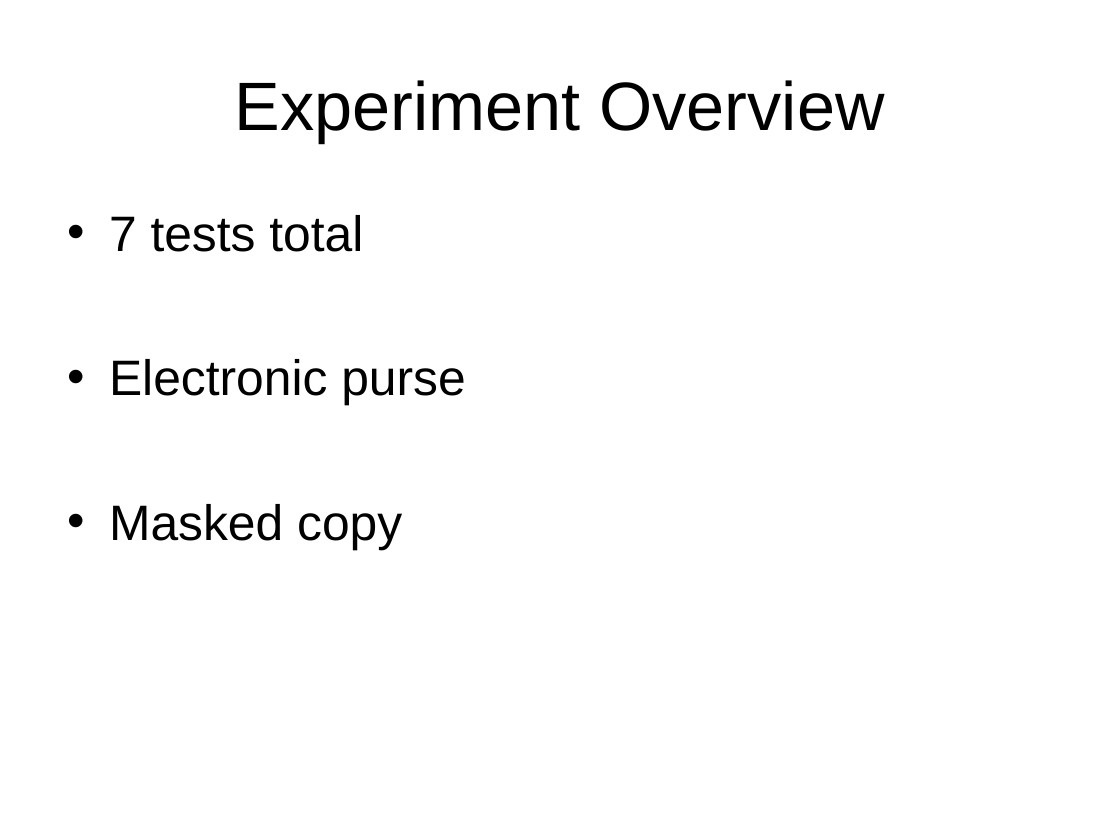
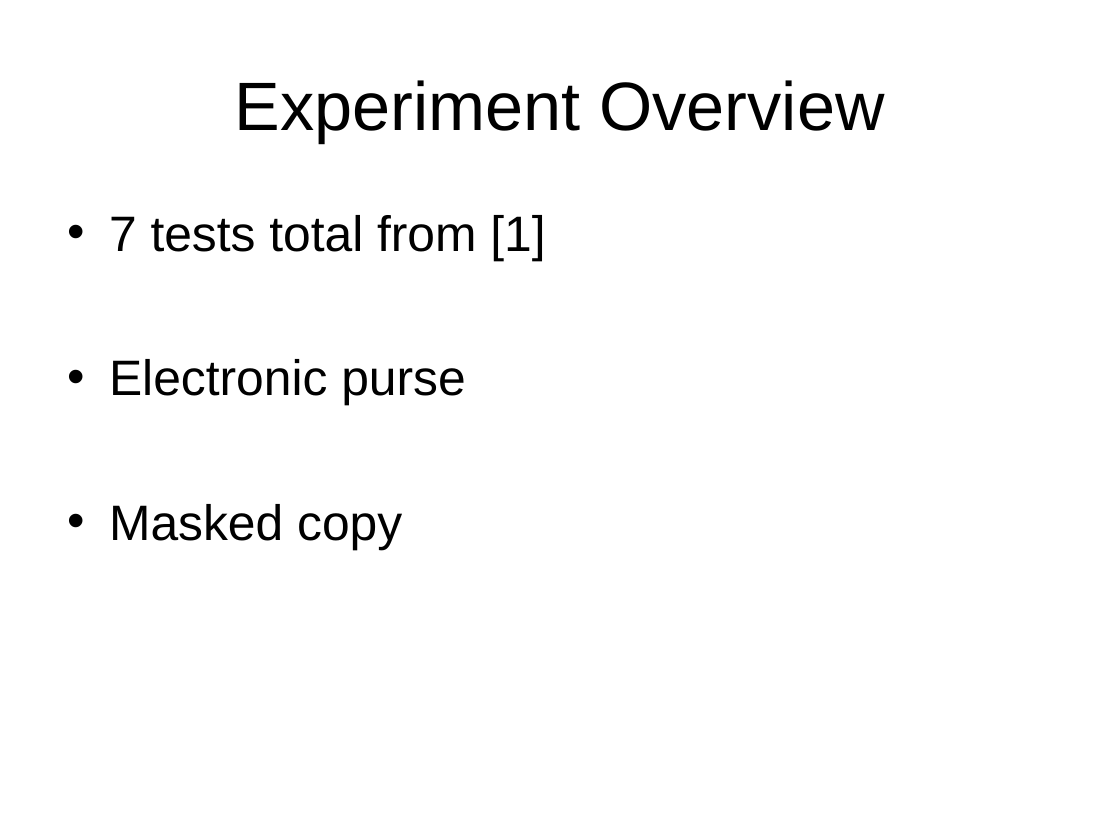
Before and after one commit to chenjiia/Thesis, a slide deck: slide 23 of thesis_presentation/presentation.ppt. Drawn at 1120x840 pixels with LibreOffice and Linux fonts; fonts in the diff are those of the drawing. Boxes give left, top, right and bottom in pixels: in the first picture for what was removed or moved away, otherwise in the second. Text is boxed around its words. In the diff, an @@ line names an element or a change of style, - is before the commit and + after.

```diff
--- a/thesis_presentation/presentation.ppt
+++ b/thesis_presentation/presentation.ppt
@@ text at [109,215,545,261]: text changed @@
-• 7 tests total
+• 7 tests total from [1]
```
Also in this commit, not shown: 9 other slides changed, 4 slides added, 1 slide removed.
